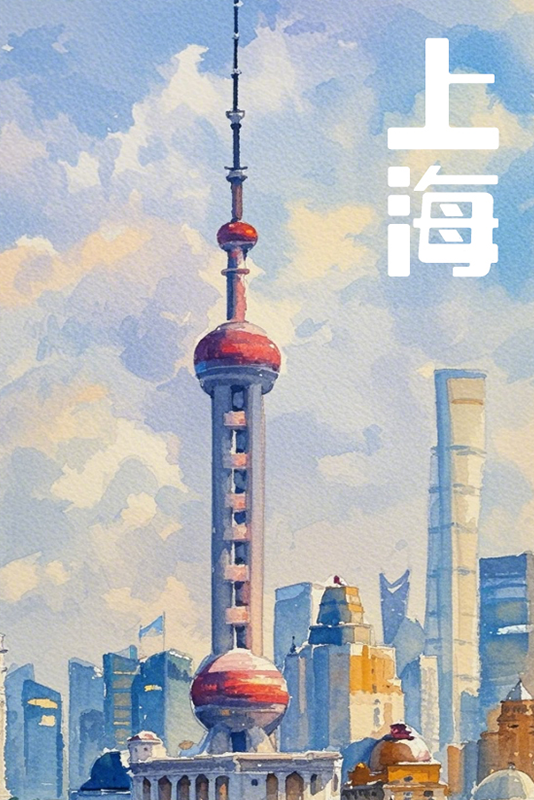
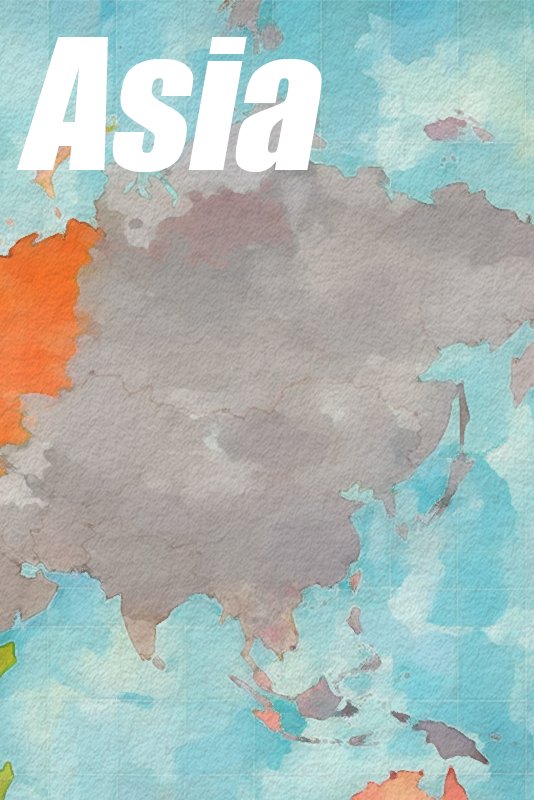
Layer changes from the first 534x800 image to the second:
renamed "图层 18" to "Asia", painted on it over [0, 0, 534, 800]
added layer "yazhou" over [0, 0, 534, 800]
